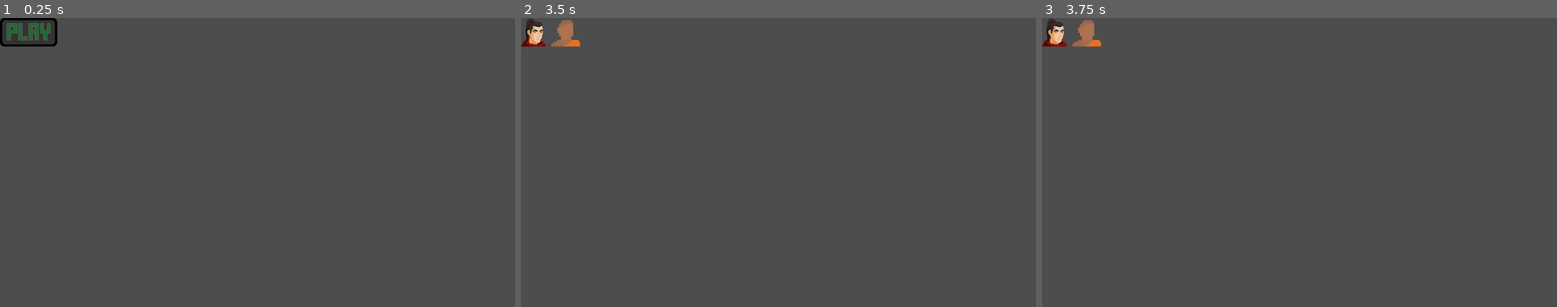
Above: before the commit, frames 1-3 (left to right).
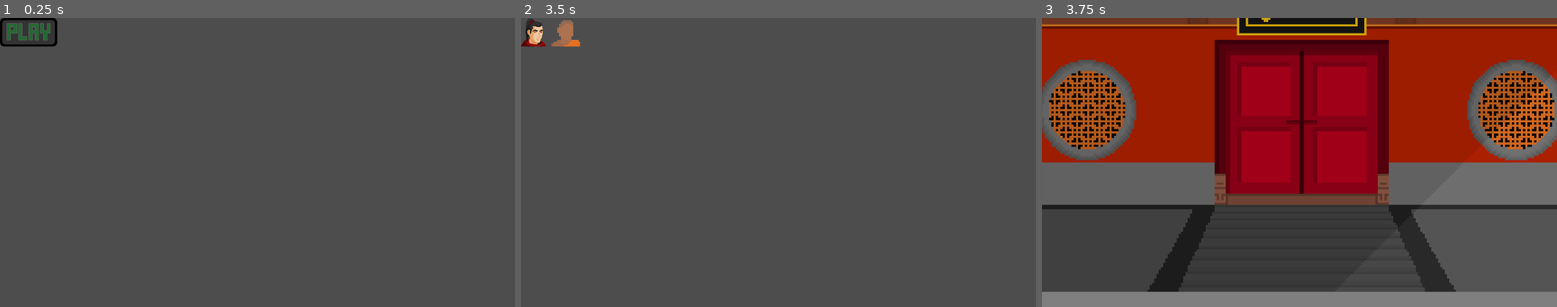
Above: after the commit, the same moments.

Repository: Patrick0704-eng/Fighting-Game-Cool
Game: Godot game, scene res://scenes/gui/main_menu.tscn
Same seed, same stepped clock (60 frames per second), same inputs: the game is played once before the commit and once after it.
Inputs (mouse positions are in pixels of both pictures, inside the frame that each line leads up to):
- Up to frame 1 (0.25 s): no input
- Up to frame 2 (3.5 s): click (551, 32) at 0.5 s; click (536, 32) at 1.25 s; click (567, 32) at 2 s; tap Enter (lock_2, bound only after the commit) at 2.75 s; hold D (right1) from 2.78 s (still down); tap X (high1) at 2.85 s; tap W (up1) at 3.02 s; tap C (low1) at 3.05 s
- Up to frame 3 (3.75 s): keep holding D (right1); tap Space (lock_1, bound only after the commit) at 3.5 s; tap C (low1) at 3.6 s

Frames 1-2 are identical in both runs. In frame 3, 66% of the frame differs, in the area x 0-100%, y 0-100%.
Error after the commit: Parse Error: Could not preload resource file "res://scenes/characters/hon.tscn". (res://scripts/maps/temple.gd:8)

Commit message:
code should work

Diff:
--- a/project.godot
+++ b/project.godot
@@ -49,19 +49,24 @@
 "events": [Object(InputEventKey,"resource_local_to_scene":false,"resource_name":"","device":-1,"window_id":0,"alt_pressed":false,"shift_pressed":false,"ctrl_pressed":false,"meta_pressed":false,"pressed":false,"keycode":0,"physical_keycode":90,"key_label":0,"unicode":122,"echo":false,"script":null)
 ]
 }
-high1={
+high_punch1={
 "deadzone": 0.5,
 "events": [Object(InputEventKey,"resource_local_to_scene":false,"resource_name":"","device":-1,"window_id":0,"alt_pressed":false,"shift_pressed":false,"ctrl_pressed":false,"meta_pressed":false,"pressed":false,"keycode":0,"physical_keycode":88,"key_label":0,"unicode":120,"echo":false,"script":null)
 ]
 }
-low1={
+low_punch1={
 "deadzone": 0.5,
 "events": [Object(InputEventKey,"resource_local_to_scene":false,"resource_name":"","device":-1,"window_id":0,"alt_pressed":false,"shift_pressed":false,"ctrl_pressed":false,"meta_pressed":false,"pressed":false,"keycode":0,"physical_keycode":67,"key_label":0,"unicode":99,"echo":false,"script":null)
 ]
 }
-unique1={
+high_kick1={
 "deadzone": 0.5,
 "events": [Object(InputEventKey,"resource_local_to_scene":false,"resource_name":"","device":-1,"window_id":0,"alt_pressed":false,"shift_pressed":false,"ctrl_pressed":false,"meta_pressed":false,"pressed":false,"keycode":0,"physical_keycode":86,"key_label":0,"unicode":118,"echo":false,"script":null)
+]
+}
+low_kick1={
+"deadzone": 0.5,
+"events": [Object(InputEventKey,"resource_local_to_scene":false,"resource_name":"","device":-1,"window_id":0,"alt_pressed":false,"shift_pressed":false,"ctrl_pressed":false,"meta_pressed":false,"pressed":false,"keycode":0,"physical_keycode":66,"key_label":0,"unicode":98,"echo":false,"script":null)
 ]
 }
 up2={
@@ -89,6 +94,37 @@
 "events": [Object(InputEventKey,"resource_local_to_scene":false,"resource_name":"","device":-1,"window_id":0,"alt_pressed":false,"shift_pressed":false,"ctrl_pressed":false,"meta_pressed":false,"pressed":false,"keycode":0,"physical_keycode":74,"key_label":0,"unicode":106,"echo":false,"script":null)
 ]
 }
+high_punch2={
+"deadzone": 0.5,
+"events": []
+}
+low_punch2={
+"deadzone": 0.5,
+"events": []
+}
+high_kick2={
+"deadzone": 0.5,
+"events": []
+}
+low_kick2={
+"deadzone": 0.5,
+"events": []
+}
+high1={
+"deadzone": 0.5,
+"events": [Object(InputEventKey,"resource_local_to_scene":false,"resource_name":"","device":-1,"window_id":0,"alt_pressed":false,"shift_pressed":false,"ctrl_pressed":false,"meta_pressed":false,"pressed":false,"keycode":0,"physical_keycode":88,"key_label":0,"unicode":120,"echo":false,"script":null)
+]
+}
+low1={
+"deadzone": 0.5,
+"events": [Object(InputEventKey,"resource_local_to_scene":false,"resource_name":"","device":-1,"window_id":0,"alt_pressed":false,"shift_pressed":false,"ctrl_pressed":false,"meta_pressed":false,"pressed":false,"keycode":0,"physical_keycode":67,"key_label":0,"unicode":99,"echo":false,"script":null)
+]
+}
+unique1={
+"deadzone": 0.5,
+"events": [Object(InputEventKey,"resource_local_to_scene":false,"resource_name":"","device":-1,"window_id":0,"alt_pressed":false,"shift_pressed":false,"ctrl_pressed":false,"meta_pressed":false,"pressed":false,"keycode":0,"physical_keycode":86,"key_label":0,"unicode":118,"echo":false,"script":null)
+]
+}
 high2={
 "deadzone": 0.5,
 "events": [Object(InputEventKey,"resource_local_to_scene":false,"resource_name":"","device":-1,"window_id":0,"alt_pressed":false,"shift_pressed":false,"ctrl_pressed":false,"meta_pressed":false,"pressed":false,"keycode":0,"physical_keycode":75,"key_label":0,"unicode":107,"echo":false,"script":null)
@@ -104,6 +140,16 @@
 "events": [Object(InputEventKey,"resource_local_to_scene":false,"resource_name":"","device":-1,"window_id":0,"alt_pressed":false,"shift_pressed":false,"ctrl_pressed":false,"meta_pressed":false,"pressed":false,"keycode":0,"physical_keycode":59,"key_label":0,"unicode":59,"echo":false,"script":null)
 ]
 }
+lock_1={
+"deadzone": 0.5,
+"events": [Object(InputEventKey,"resource_local_to_scene":false,"resource_name":"","device":-1,"window_id":0,"alt_pressed":false,"shift_pressed":false,"ctrl_pressed":false,"meta_pressed":false,"pressed":false,"keycode":0,"physical_keycode":32,"key_label":0,"unicode":32,"echo":false,"script":null)
+]
+}
+lock_2={
+"deadzone": 0.5,
+"events": [Object(InputEventKey,"resource_local_to_scene":false,"resource_name":"","device":-1,"window_id":0,"alt_pressed":false,"shift_pressed":false,"ctrl_pressed":false,"meta_pressed":false,"pressed":false,"keycode":0,"physical_keycode":4194309,"key_label":0,"unicode":0,"echo":false,"script":null)
+]
+}
 
 [rendering]
 
--- a/scripts/gui/character_select.gd
+++ b/scripts/gui/character_select.gd
@@ -10,6 +10,10 @@
 
 # Called every frame. 'delta' is the elapsed time since the previous frame.
 func _process(delta):
+	if Input.is_action_just_pressed("lock_1"):
+		locked_1 = true
+	if Input.is_action_just_pressed("lock_2"):
+		locked_2 = true
 	if !locked_1:
 		if Input.is_action_just_pressed("right1"):
 			if global.player_1_character < 2:
